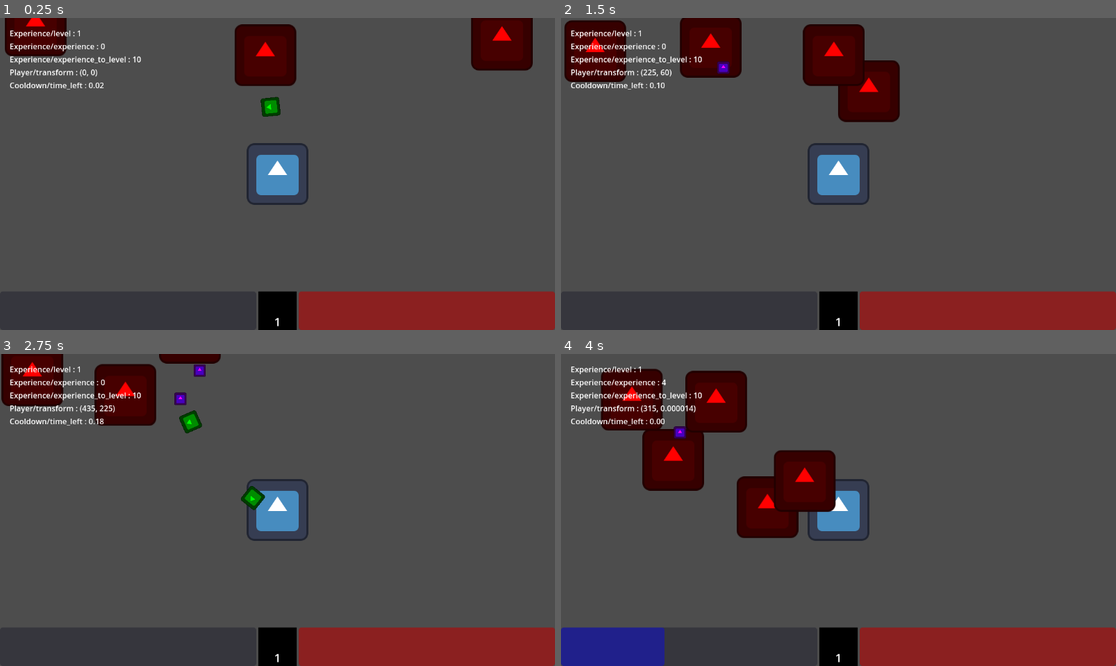
Above: before the commit, frames 1-4 (two rows, left to right).
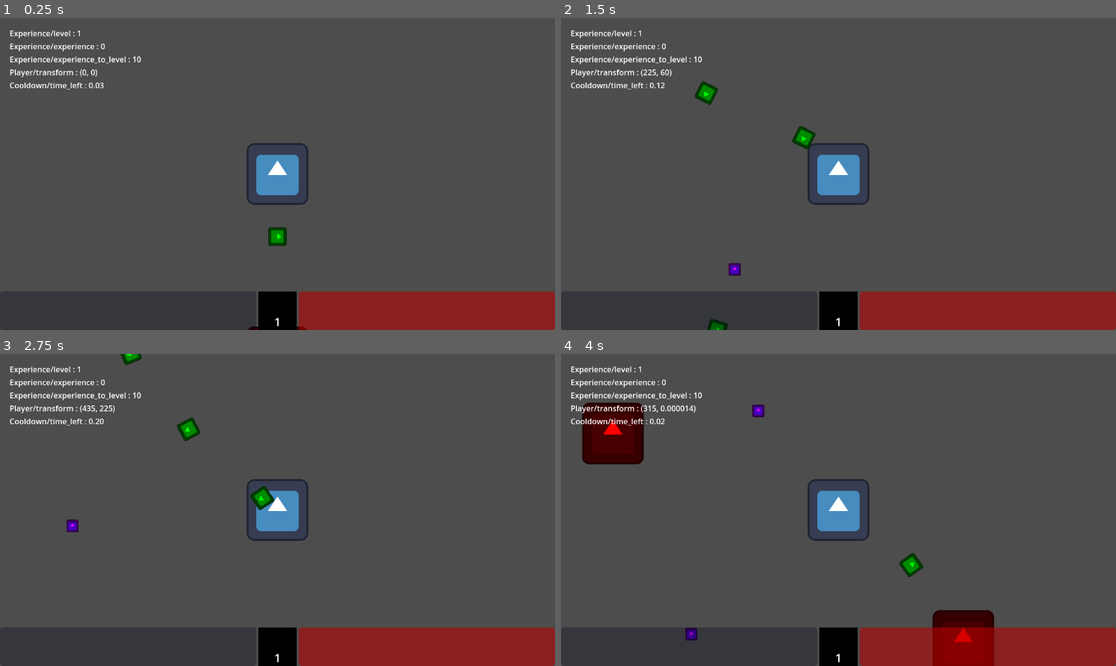
Above: after the commit, the same moments.

Repository: KatalystSoftware/FGJ24
Game: Godot game, scene res://main.tscn
The game is run twice, just before and just after one commit, with the same random seed, the same clock (stepped at 60 frames per second) and the same inputs. The engine's default icon, where the game draws it, is replaced by a stand-in: a white triangle on a blue panel in a dark square.
Inputs:
- Up to frame 1 (0.25 s): no input
- Up to frame 2 (1.5 s): hold D (move_right) 0.53-1.28 s; hold S (move_down) from 1.28 s (still down)
- Up to frame 3 (2.75 s): release S (move_down) at 2.03 s; hold D (move_right) from 2.03 s (still down)
- Up to frame 4 (4 s): release D (move_right) at 2.78 s; hold W (move_up) 2.78-3.53 s; hold A (move_left) from 3.53 s (still down)

The runs differ from the first frame. In frame 1, 5.7% of the frame differs, in the area x 0-96%, y 0-100%; in frame 2, 8.7%; in frame 3, 5.1%; in frame 4, 16%, in the area x 0-79%, y 4-100%.

Commit message:
Enemy spawning

Diff:
--- /dev/null
+++ b/main.gd
@@ -0,0 +1,50 @@
+extends Node2D
+
+@export var EnemyScene = preload("res://enemies/base/base_enemy.tscn")
+
+#Format:
+#[Duration, How often do we spawn these enemies, [enemies]
+var enemy_table = [
+	[0, 1, []],
+	[10, 1, [EnemyScene, EnemyScene]],
+	[10, 1, [EnemyScene, EnemyScene]],
+]
+var time_elapsed = 0.0
+
+
+func spawn_enemies():
+	var index = 0
+	var cutoff = 0.0
+
+	while cutoff < time_elapsed && index < enemy_table.size() - 1:
+		cutoff += enemy_table[index][0]
+		index += 1
+		$EnemySpawnCooldown.wait_time = enemy_table[index][1]
+
+	var viewport = get_viewport_rect()
+	var viewport_size = viewport.size
+	viewport.position -= viewport_size / 2  # burger fix
+	var nudge = 100
+	var enemy_spawn_position_table = [
+		Vector2(viewport.position.x - nudge, viewport.position.y - nudge),
+		Vector2(viewport.end.x + nudge, viewport.position.y - nudge),
+		Vector2(viewport.position.x - nudge, viewport.end.y + nudge),
+		Vector2(viewport.end.x + nudge, viewport.end.y + nudge),
+		Vector2(viewport.position.x + viewport_size.x / 2, viewport.end.y + nudge),
+		Vector2(viewport.position.x + viewport_size.x / 2, viewport.position.y - nudge),
+		Vector2(viewport.position.x - nudge, viewport.position.y + viewport_size.y / 2),
+		Vector2(viewport.end.x + nudge, viewport.position.y + viewport_size.y / 2),
+	]
+
+	if $EnemySpawnCooldown.is_stopped():
+		var pos = enemy_spawn_position_table.pick_random()
+		for enemy in enemy_table[index][2]:
+			var new_enemy = enemy.instantiate()
+			new_enemy.position = pos
+			add_child(new_enemy)
+		$EnemySpawnCooldown.start()
+
+
+func _process(delta):
+	time_elapsed += delta
+	spawn_enemies()
--- a/main.tscn
+++ b/main.tscn
@@ -1,41 +1,15 @@
 [gd_scene load_steps=4 format=3 uid="uid://cdcokhl4i2ikp"]
 
 [ext_resource type="PackedScene" uid="uid://djhanqyimpptk" path="res://player/scenes/player.tscn" id="1_i1tla"]
-[ext_resource type="PackedScene" uid="uid://dl3fw6nhenubu" path="res://enemies/base/base_enemy.tscn" id="2_ny8i7"]
+[ext_resource type="Script" path="res://main.gd" id="1_iweae"]
 [ext_resource type="PackedScene" uid="uid://bjax6u8sj1x1f" path="res://ui/main_ui.tscn" id="3_wntuf"]
 
 [node name="Node2D" type="Node2D"]
+script = ExtResource("1_iweae")
 
 [node name="Player" parent="." groups=["Player"] instance=ExtResource("1_i1tla")]
 
-[node name="Enemy" parent="." instance=ExtResource("2_ny8i7")]
-position = Vector2(506, -303)
+[node name="MainUI" parent="." instance=ExtResource("3_wntuf")]
 
-[node name="Enemy3" parent="." instance=ExtResource("2_ny8i7")]
-position = Vector2(-30, -293)
-
-[node name="Enemy2" parent="." instance=ExtResource("2_ny8i7")]
-position = Vector2(-542, -333)
-
-[node name="Enemy4" parent="." instance=ExtResource("2_ny8i7")]
-position = Vector2(326, -452)
-
-[node name="Enemy5" parent="." instance=ExtResource("2_ny8i7")]
-position = Vector2(-210, -442)
-
-[node name="Enemy6" parent="." instance=ExtResource("2_ny8i7")]
-position = Vector2(-722, -482)
-
-[node name="Enemy7" parent="." instance=ExtResource("2_ny8i7")]
-position = Vector2(299, -671)
-
-[node name="Enemy8" parent="." instance=ExtResource("2_ny8i7")]
-position = Vector2(-237, -661)
-
-[node name="Enemy10" parent="." instance=ExtResource("2_ny8i7")]
-position = Vector2(-445, -827)
-
-[node name="Enemy9" parent="." instance=ExtResource("2_ny8i7")]
-position = Vector2(-749, -701)
-
-[node name="MainUI" parent="." instance=ExtResource("3_wntuf")]
+[node name="EnemySpawnCooldown" type="Timer" parent="."]
+one_shot = true
Not shown, changed: .gitignore
